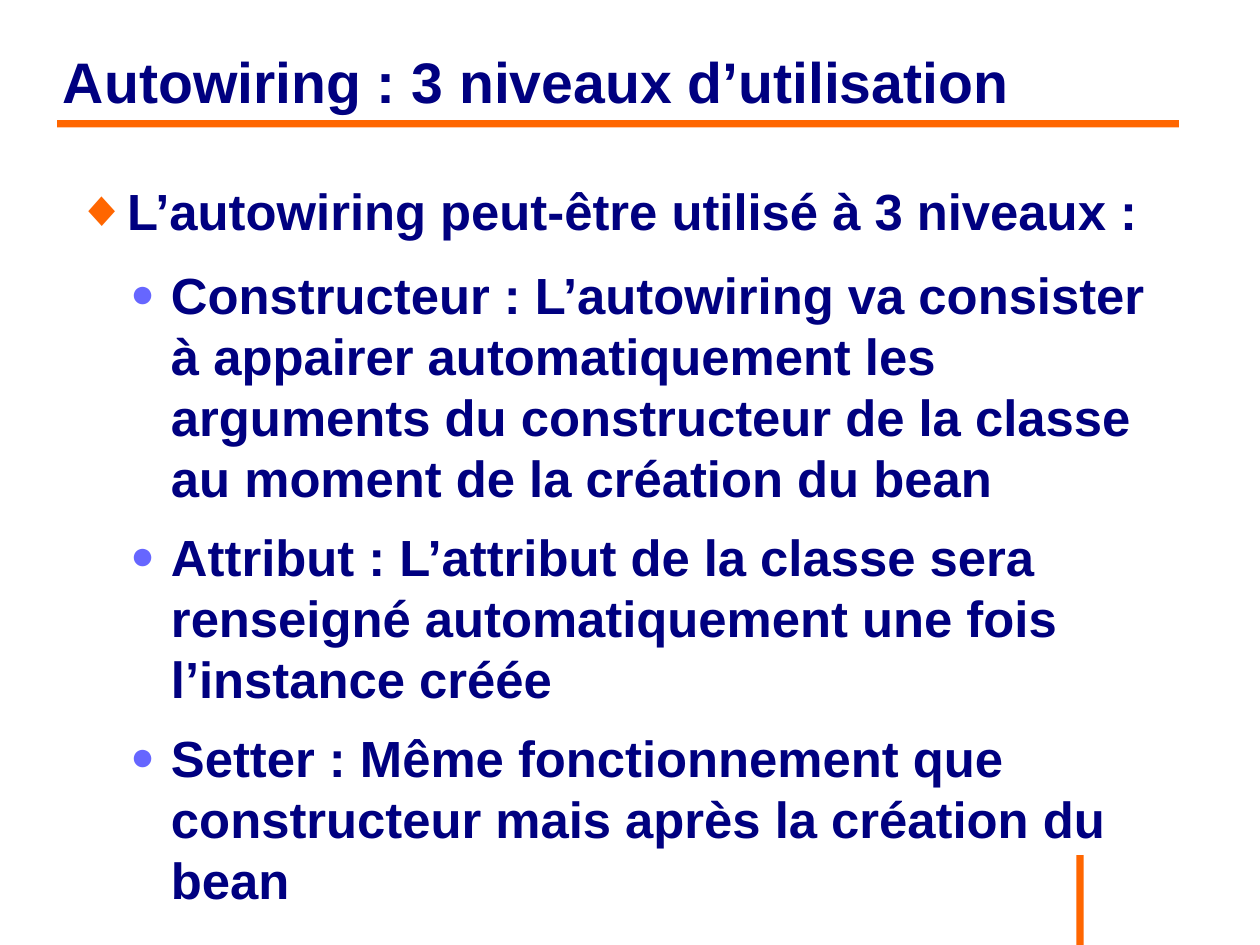
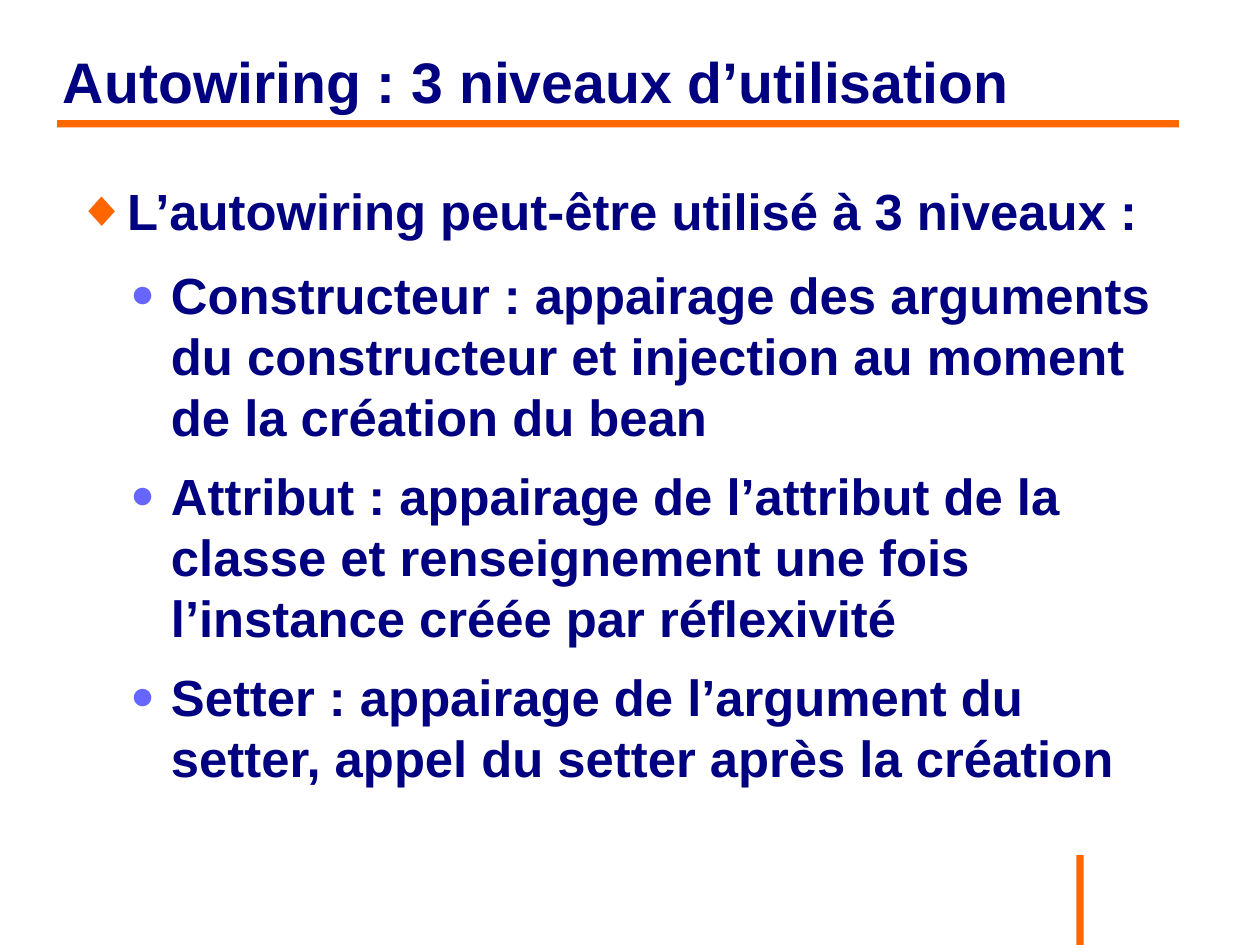
Before and after one commit to philphils/formation-spring, a slide deck: slide 76 of Documentation/diapo_formation_spring.odp. Drawn at 1260x945 pixels with LibreOffice and Linux fonts; fonts in the diff are those of the drawing; background and template pictures are left out. Boxes give left, top, right and bottom in pixels: in the first picture for what was removed or moved away, otherwise in the second. Text is boxed around its words. In the diff, an @@ line names an element or a change of style, - is before the commit and + after.

```diff
--- a/Documentation/diapo_formation_spring.odp
+++ b/Documentation/diapo_formation_spring.odp
@@ text at box(171, 277, 1150, 787): text changed @@
-  ● Constructeur : L’autowiring va consister à appairer automatiquement les arguments du constructeur de la classe au moment de la création du bean
-  ● Attribut : L’attribut de la classe sera renseigné automatiquement une fois l’instance créée
-  ● Setter : Même fonctionnement que constructeur mais après la création du bean
+  ● Constructeur : appairage des arguments du constructeur et injection au moment de la création du bean
+  ● Attribut : appairage de l’attribut de la classe et renseignement une fois l’instance créée par réflexivité
+  ● Setter : appairage de l’argument du setter, appel du setter après la création
```
Also in this commit, not shown: 65 other slides changed, 3 slides added.
